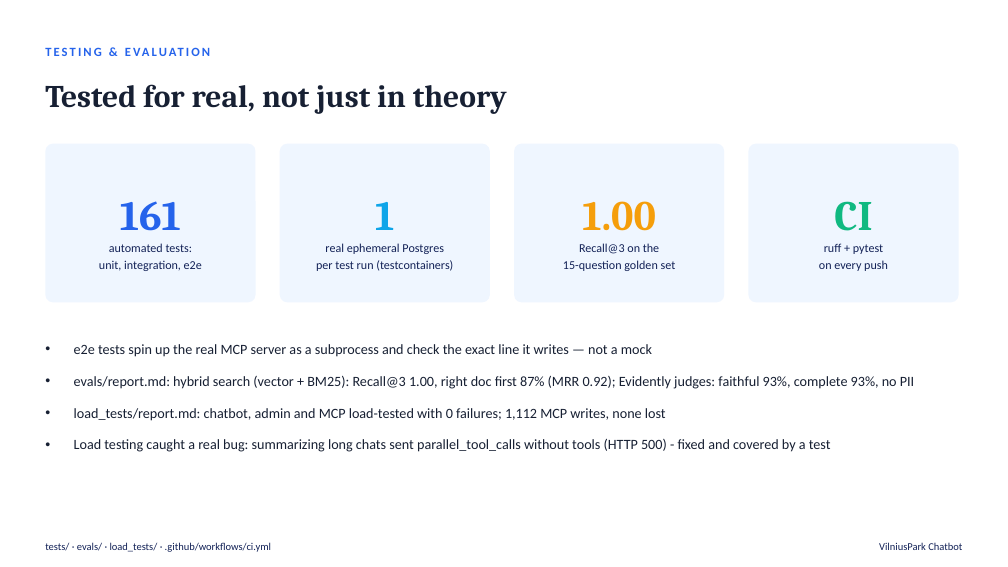
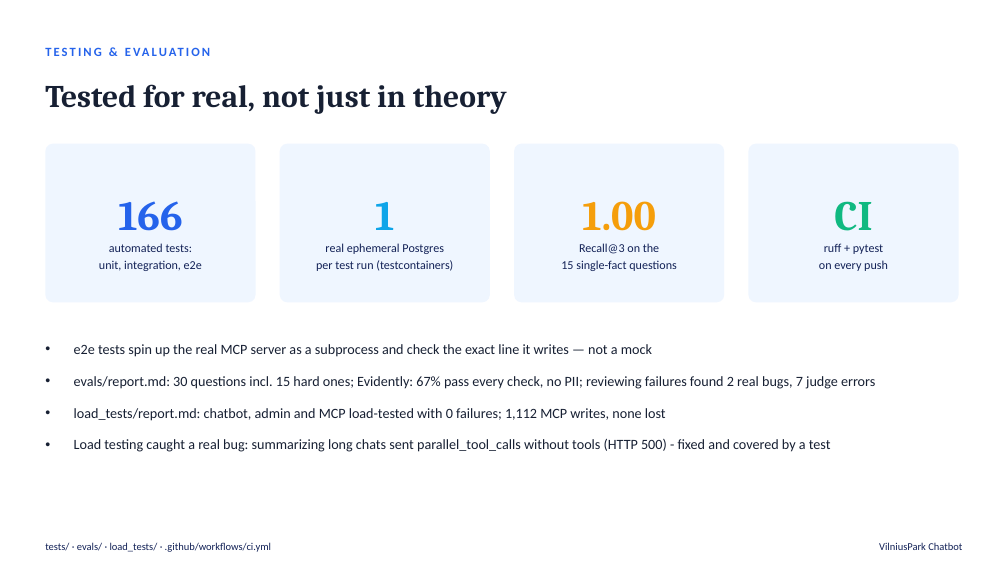
Before and after one commit to FastSnakeEyes/parking-reservation-chatbot, a slide deck: slide 12 of docs/presentation.pptx. Drawn at 1008x567 pixels with LibreOffice and Linux fonts; fonts in the diff are those of the drawing. Boxes give left, top, right and bottom in pixels: in the first picture for what was removed or moved away, otherwise in the second. Text is boxed around its words. In the diff, an @@ line names an element or a change of style, - is before the commit and + after.

```diff
--- a/docs/presentation.pptx
+++ b/docs/presentation.pptx
@@ text at (118,201,182,231): text changed @@
-161
+166
@@ text at (561,260,677,271): text changed @@
-15-question golden set
+15 single-fact questions
@@ text at (74,376,875,389): text changed @@
-• evals/report.md: hybrid search (vector + BM25): Recall@3 1.00, right doc first 87% (MRR 0.92); Evidently judges: faithful 93%, complete 93%, no PII
+• evals/report.md: 30 questions incl. 15 hard ones; Evidently: 67% pass every check, no PII; reviewing failures found 2 real bugs, 7 judge errors
```
Also in this commit, not shown: 18 other files.
